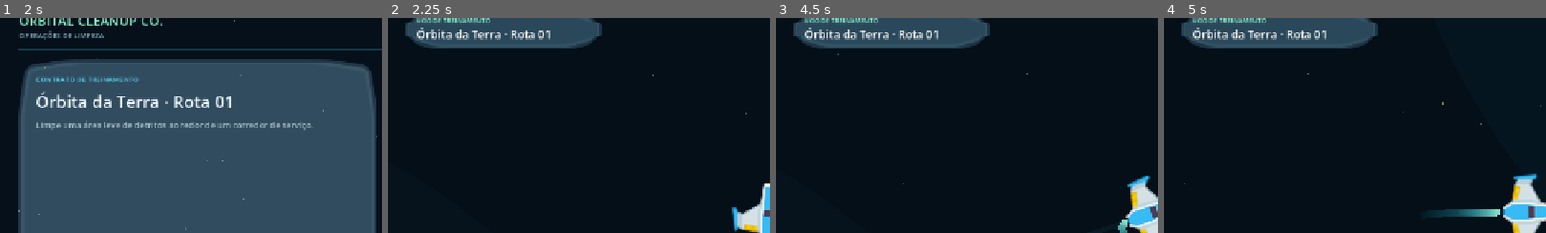
Above: before the commit, frames 1-4 (left to right).
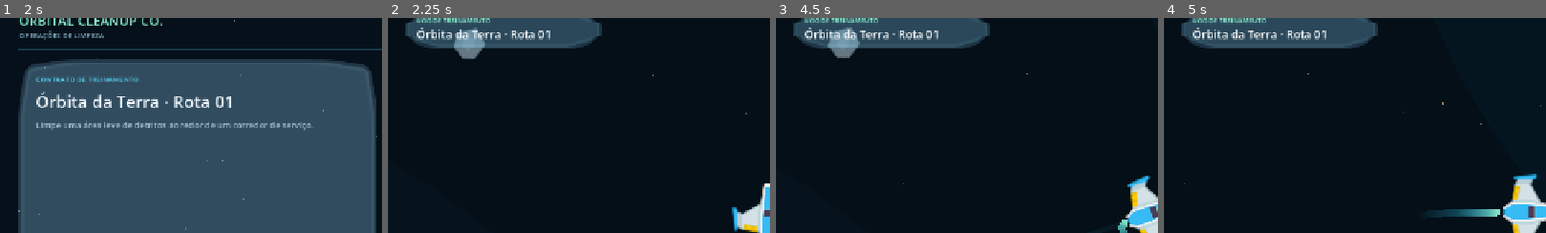
Above: after the commit, the same moments.

Repository: EwertonMendes/Orbital-Cleanup-Co.
Game: Godot game, scene res://src/core/app/app_root.tscn
Two runs of this game, one before a commit and one after it. Both use one fixed random seed, a clock stepped at 60 frames per second and the inputs below.
Inputs (mouse positions are % of the whole screen's width and height, from its top left):
- Up to frame 1 (2 s): click "EN" at 0.5 s; click "PT" at 1.25 s
- Up to frame 2 (2.25 s): click "INICIAR TREINAMENTO" at 2 s
- Up to frame 3 (4.5 s): click "VOLTAR ÀS OPERAÇÕES" at 2.75 s; click "INICIAR TREINAMENTO" at 3.5 s; tap Enter at 4.25 s; move the mouse to (72, 45) at 4.27 s; hold D (occ_move_right) from 4.28 s (still down); click (72, 45) at 4.42 s
- Up to frame 4 (5 s): keep holding D (occ_move_right)
The pictures show only the part of the screen within x 0-50%, y 5-55%; the shares and areas given below are measured in that part.

Frame 1 is identical in both runs. In frame 2, 0.8% of the frame differs, in the area x 17-26%, y 4-20%; in frame 3, 0.8%, in the area x 13-22%, y 4-19%; in frame 4, nothing differs.

Commit message:
polish: keep training obstacles clear of mobile HUD

Diff:
--- a/src/ui/screens/flight/flight_screen.tscn
+++ b/src/ui/screens/flight/flight_screen.tscn
@@ -66,7 +66,7 @@
 shape = SubResource("LargeMeteorShape")
 
 [node name="MediumMeteor" type="StaticBody2D" parent="World"]
-position = Vector2(-610, -260)
+position = Vector2(-450, -250)
 rotation = -0.34
 collision_layer = 2
 collision_mask = 0
@@ -80,7 +80,7 @@
 shape = SubResource("MediumMeteorShape")
 
 [node name="SmallMeteor" type="StaticBody2D" parent="World"]
-position = Vector2(180, 650)
+position = Vector2(-520, 620)
 rotation = 0.74
 collision_layer = 2
 collision_mask = 0
